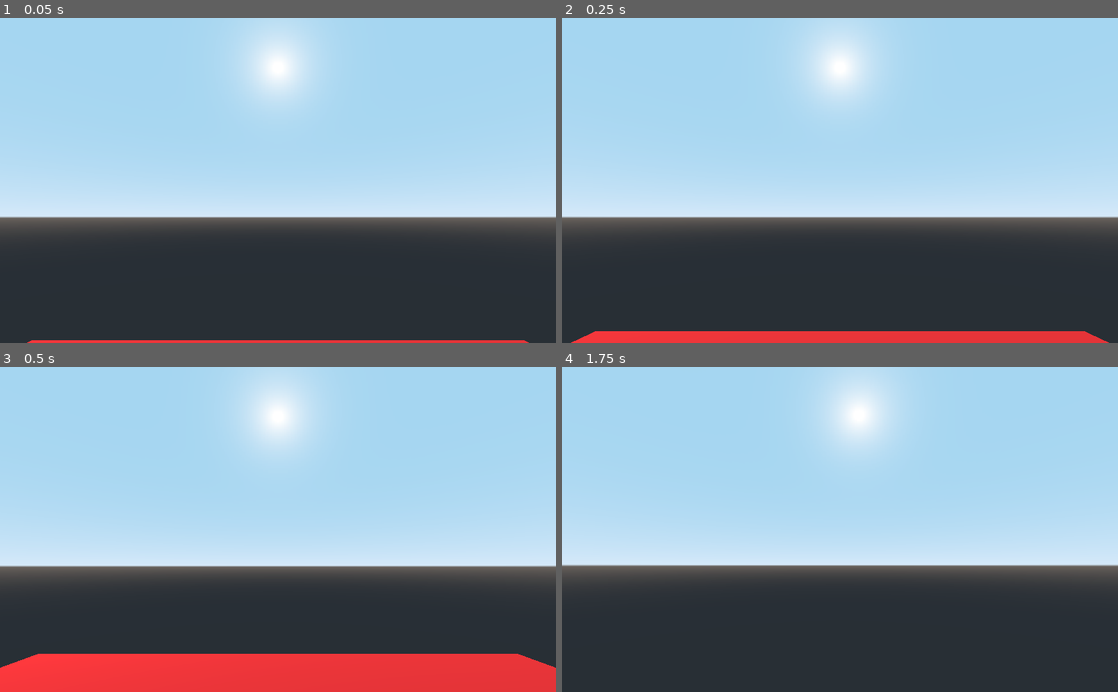
Above: before the commit, frames 1-4 (two rows, left to right).
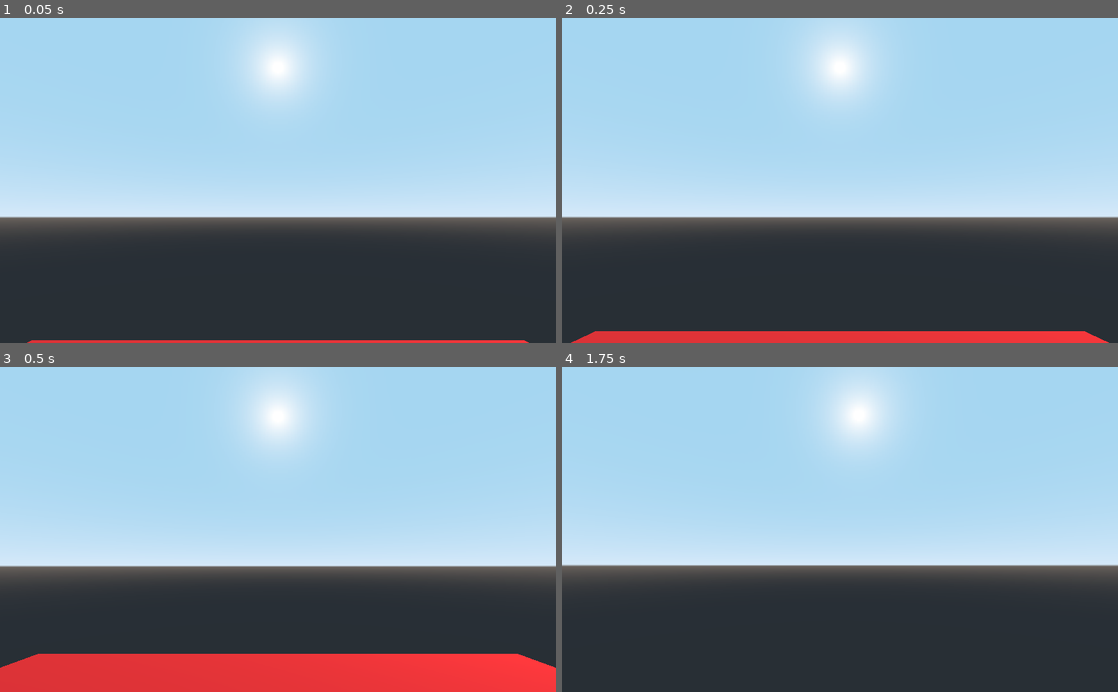
Above: after the commit, the same moments.

Repository: Joakimt04/Mannen-Offensive
Game: Godot game, scene res://World.tscn
The game is run twice, just before and just after one commit, with the same random seed, the same clock (stepped at 60 frames per second) and the same inputs.
Inputs (mouse positions are in pixels of both pictures, inside the frame that each line leads up to):
- Up to frame 1 (0.05 s): no input
- Up to frame 2 (0.25 s): no input
- Up to frame 3 (0.5 s): no input
- Up to frame 4 (1.75 s): move the mouse to (867, 529) at 0.52 s; hold W (move_forward) from 0.53 s (still down); tap Space (jump) at 0.77, 1.52 s; move the mouse to (812, 529) at 1.27 s

The runs differ from the first frame. In frame 2, 0.1% of the frame differs, in the area x 1-10%, y 96-100%; in frame 3, 1.4%, in the area x 0-23%, y 88-100%; in frame 4, nothing differs.

Commit message:
Update World.tscn

Diff:
--- a/World.tscn
+++ b/World.tscn
@@ -13,7 +13,7 @@
 [node name="World" type="Spatial"]
 
 [node name="DirectionalLight" type="DirectionalLight" parent="."]
-transform = Transform( 0.877481, 1.30755e-08, 0.479611, -0.154372, 0.946784, 0.282434, -0.454088, -0.321869, 0.830785, -3.54891, 3.98904, 0.146234 )
+transform = Transform( 0.55262, 0.319705, -0.769675, -0.154372, 0.946784, 0.282434, 0.819012, -0.0372624, 0.572566, -6.01714, 5.38947, 6.84945 )
 
 [node name="MeshInstance" type="MeshInstance" parent="."]
 transform = Transform( 9.38656, 0, 0, 0, -0.259031, 0, 0, 0, 9.76918, 0, -0.116587, 0 )
